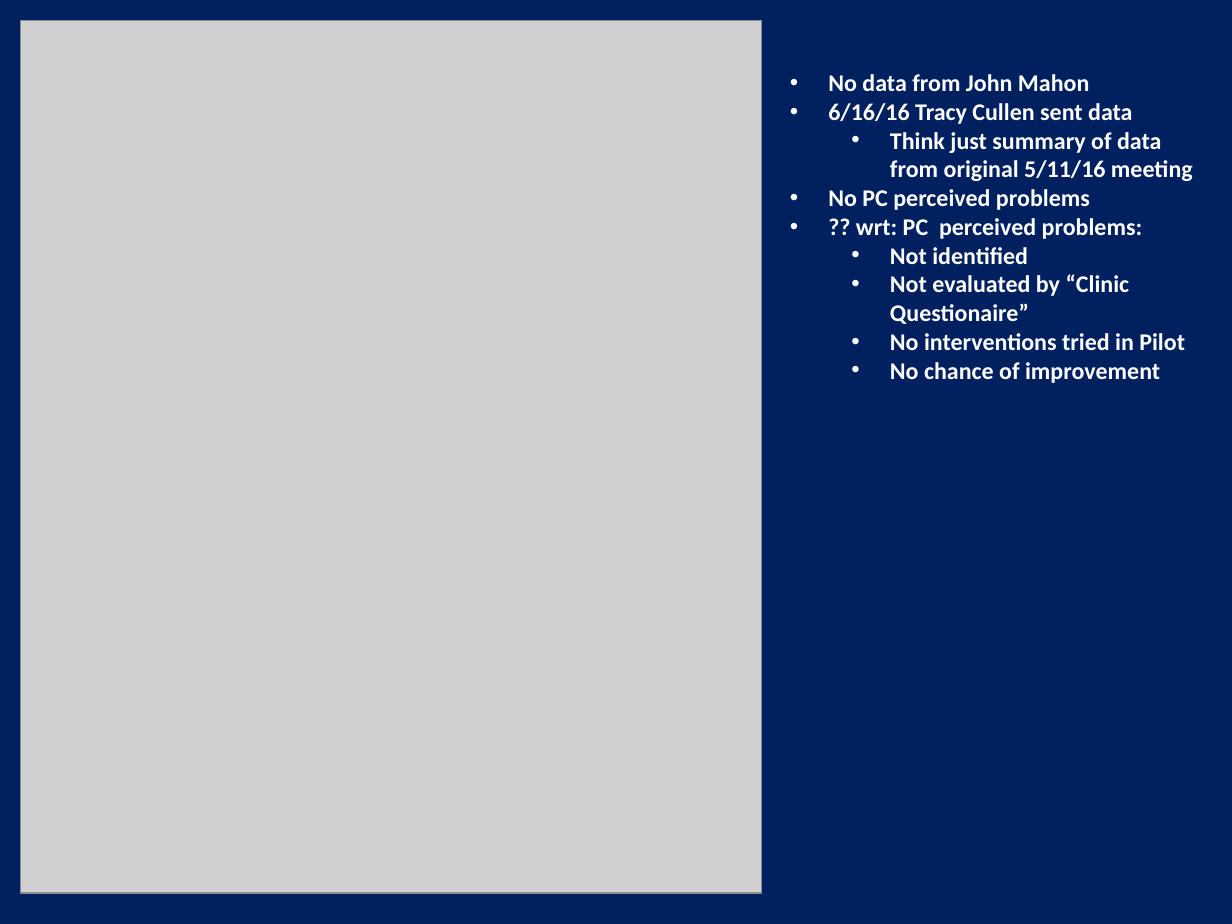
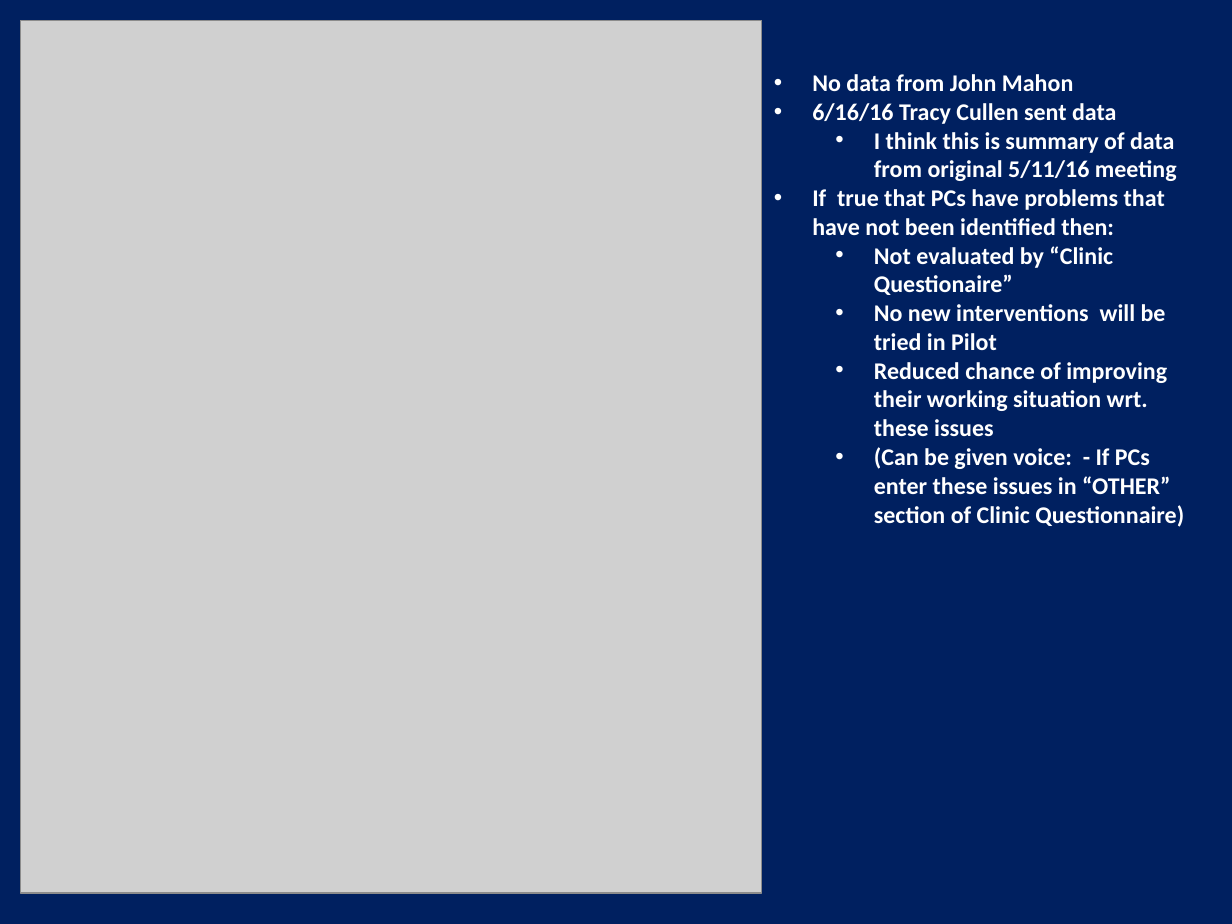
Before and after one commit to marcmentis/OutPatQuestions1, a slide deck: slide 4 of Clinics7_7_16.pptx. Drawn at 1232x924 pixels with LibreOffice and Linux fonts; fonts in the diff are those of the drawing; grey boxes stand for pictures. Boxes give left, top, right and bottom in pixels: in the first picture for what was removed or moved away, otherwise in the second. Text is boxed around its words. In the diff, an @@ line names an element or a change of style, - is before the commit and + after.

```diff
--- a/Clinics7_7_16.pptx
+++ b/Clinics7_7_16.pptx
@@ text "No data from John Mahon": place and size @@
-text "No data from John Mahon" at [828, 74, 1193, 383]
+text "No data from John Mahon" at [812, 74, 1184, 527]
@@ text at [812, 132, 1177, 235]: text changed @@
-  • Think just summary of data from original 5/11/16 meeting
-• No PC perceived problems
-• ?? wrt: PC perceived problems:
-  • Not identified
+  • I think this is summary of data from original 5/11/16 meeting
+• If true that PCs have problems that have not been identified then:
@@ text at [874, 304, 1184, 527]: text changed @@
-  • No interventions tried in Pilot
-  • No chance of improvement
+  • No new interventions will be tried in Pilot
+  • Reduced chance of improving their working situation wrt. these issues
+  • (Can be given voice: - If PCs enter these issues in “OTHER” section of Clinic Questionnaire)
```
Also in this commit, not shown: 2 other slides changed, 1 other file.
